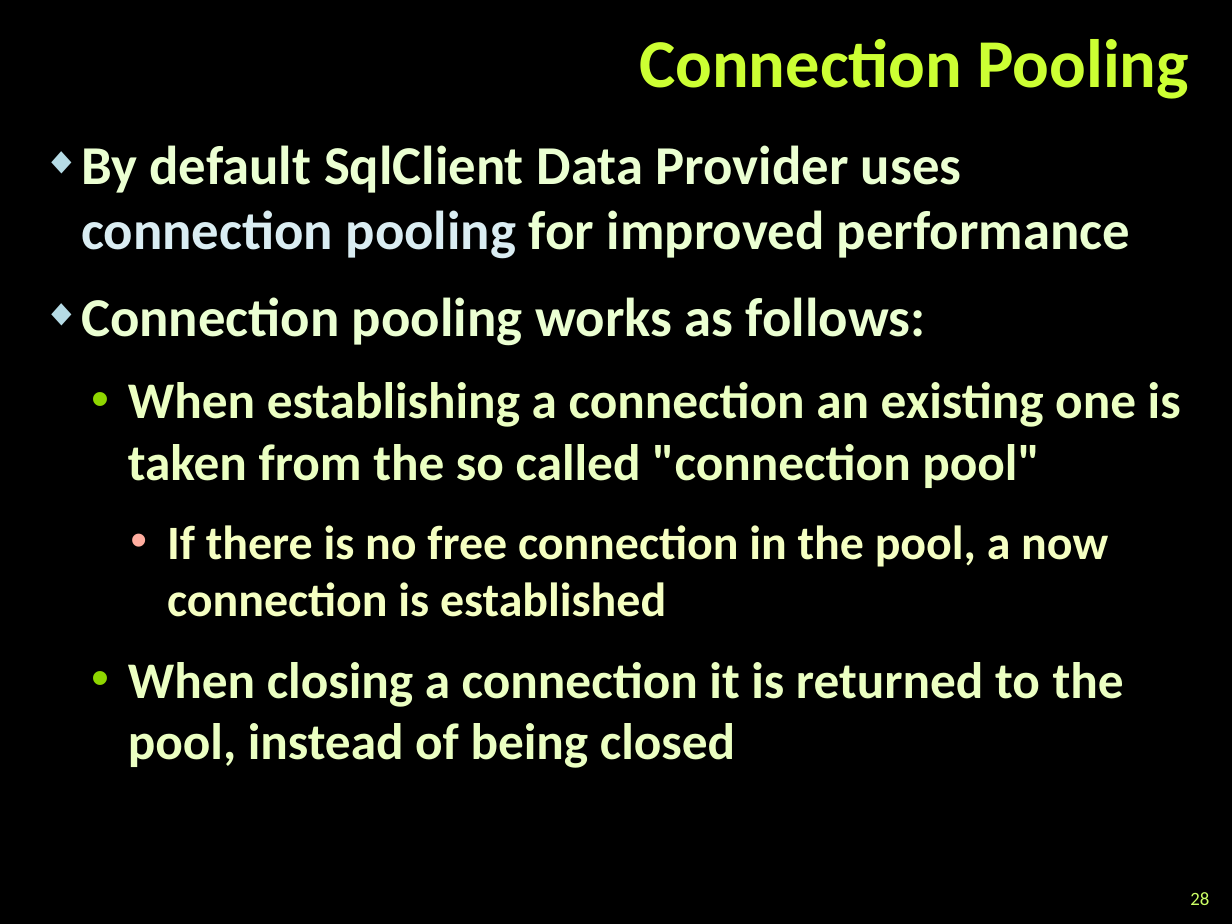
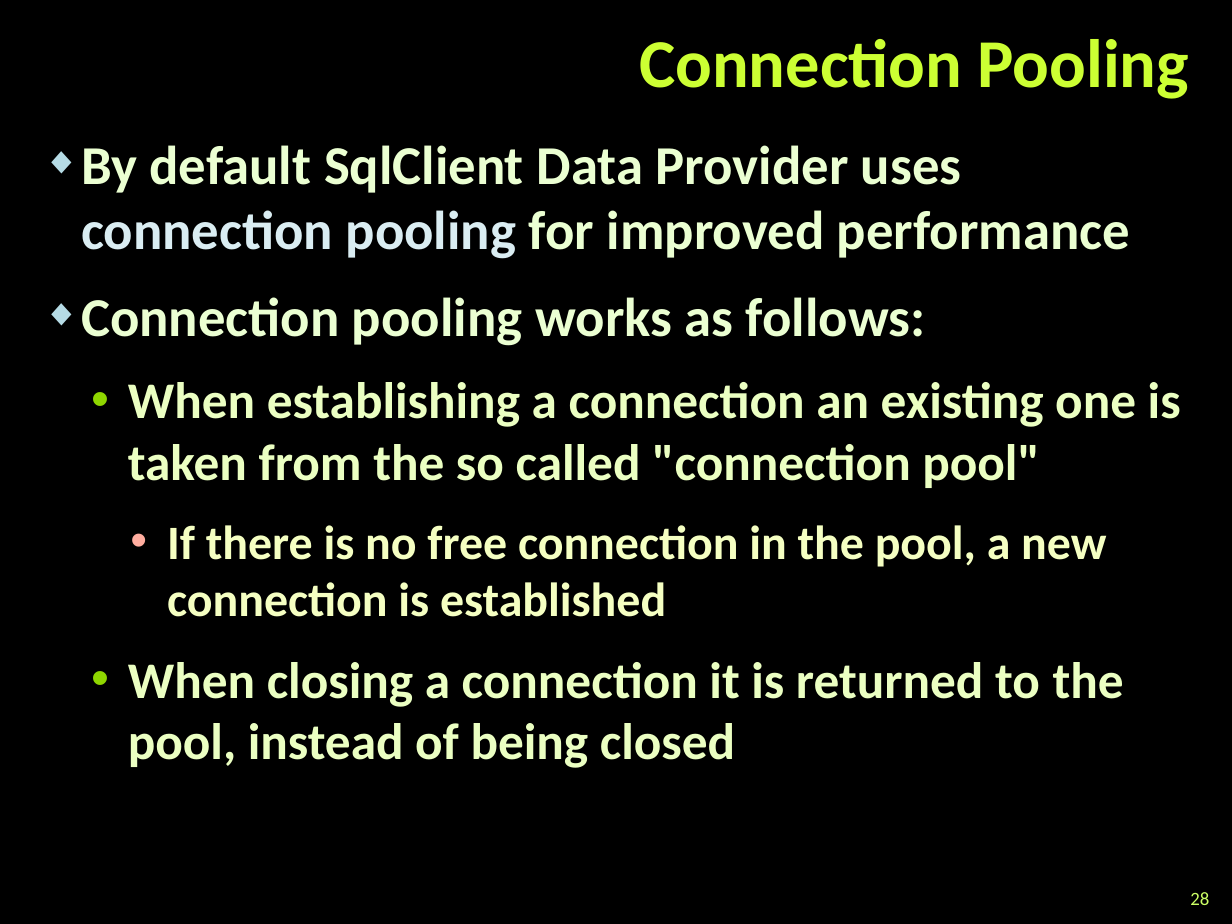
Before and after one commit to martin-nikolov/Telerik-Academy, a slide deck: slide 28 of Databases/07. Data Access with ADO.NET/ADO.NET.pptx. Drawn at 1232x924 pixels with LibreOffice and Linux fonts; fonts in the diff are those of the drawing; background and template pictures are left out. Boxes give left, top, right and bottom in pixels: in the first picture for what was removed or moved away, otherwise in the second. Text is boxed around its words. In the diff, an @@ line names an element or a change of style, - is before the commit and + after.

```diff
--- a/Databases/07. Data Access with ADO.NET/ADO.NET.pptx
+++ b/Databases/07. Data Access with ADO.NET/ADO.NET.pptx
@@ text at (167, 525, 1106, 617): text changed @@
-    • If there is no free connection in the pool, a now connection is established
+    • If there is no free connection in the pool, a new connection is established
```
Also in this commit, not shown: 3 other slides changed, 39 other files.
